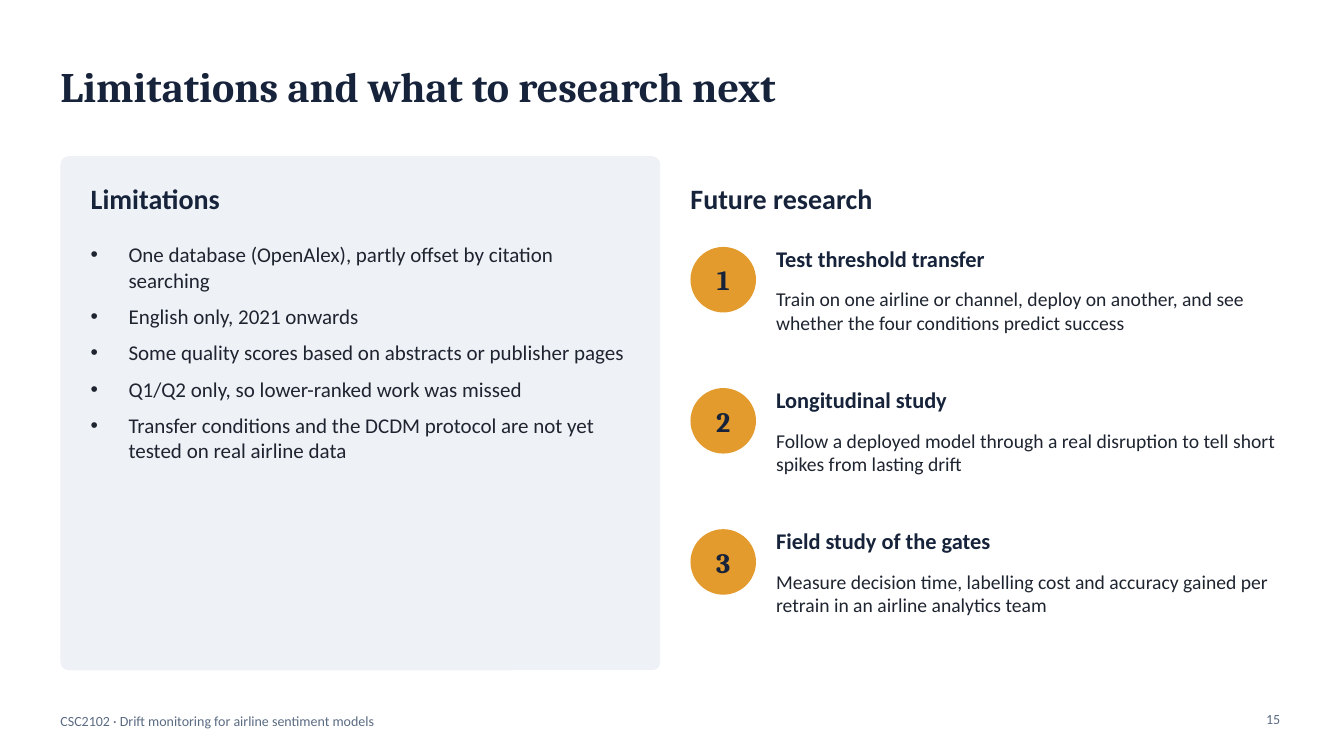
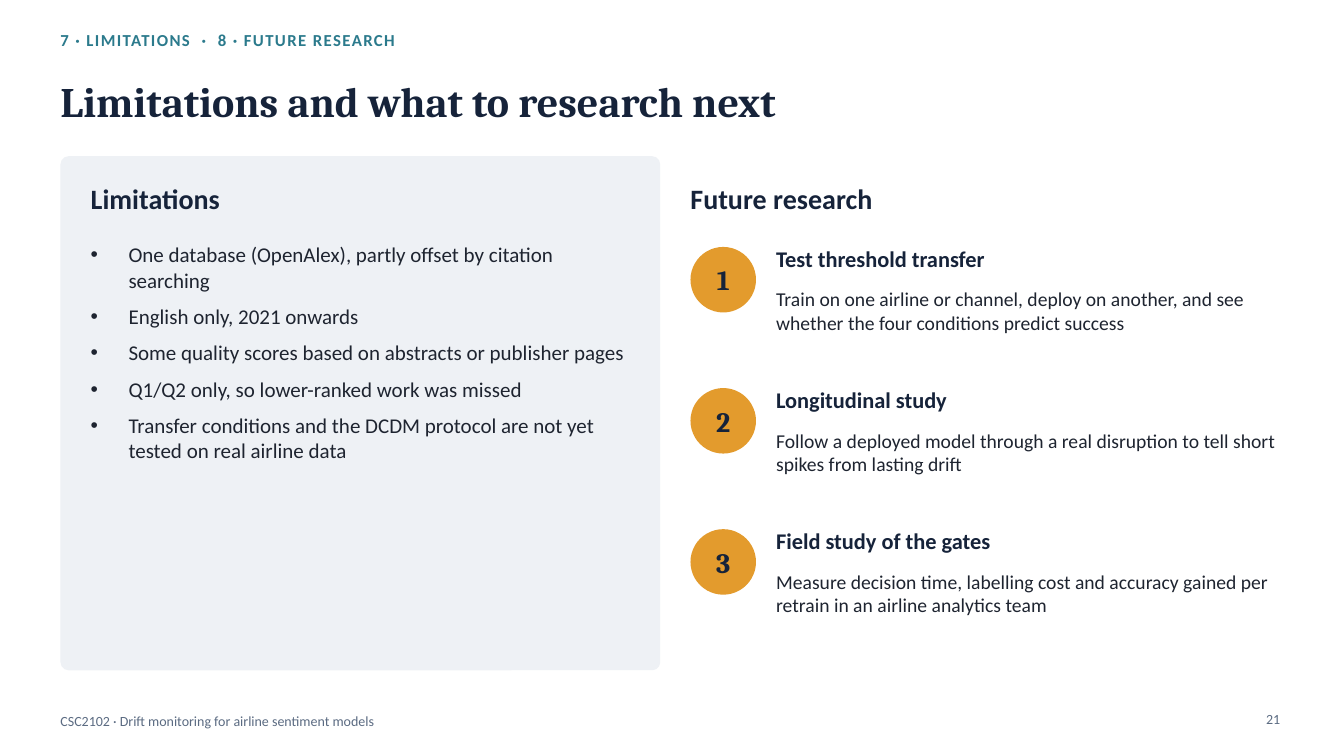
Before and after one commit to asimindxb2004-boop/csc2102-dcdm-slr, a slide deck: slide 21 of 2_Presentation/CSC2102_SLR_Presentation.pptx (slide 15 before the commit). Drawn at 1344x756 pixels with LibreOffice and Linux fonts; fonts in the diff are those of the drawing. Boxes give left, top, right and bottom in pixels: in the first picture for what was removed or moved away, otherwise in the second. Text is boxed around its words. In the diff, an @@ line names an element or a change of style, - is before the commit and + after.

```diff
--- a/2_Presentation/CSC2102_SLR_Presentation.pptx
+++ b/2_Presentation/CSC2102_SLR_Presentation.pptx
@@ text added at [60, 34, 395, 46], 12 pt, text #2B7A8C, bold @@
+7 · LIMITATIONS · 8 · FUTURE RESEARCH
@@ title "Limitations and what to research ...": place and size @@
-title "Limitations and what to research ..." at [60, 72, 775, 103]
+title "Limitations and what to research ..." at [60, 87, 775, 118]
@@ page number at [1266, 715, 1280, 724]: text changed @@
-15
+21
```
Also in this commit, not shown: 13 other slides changed, 6 slides added.
